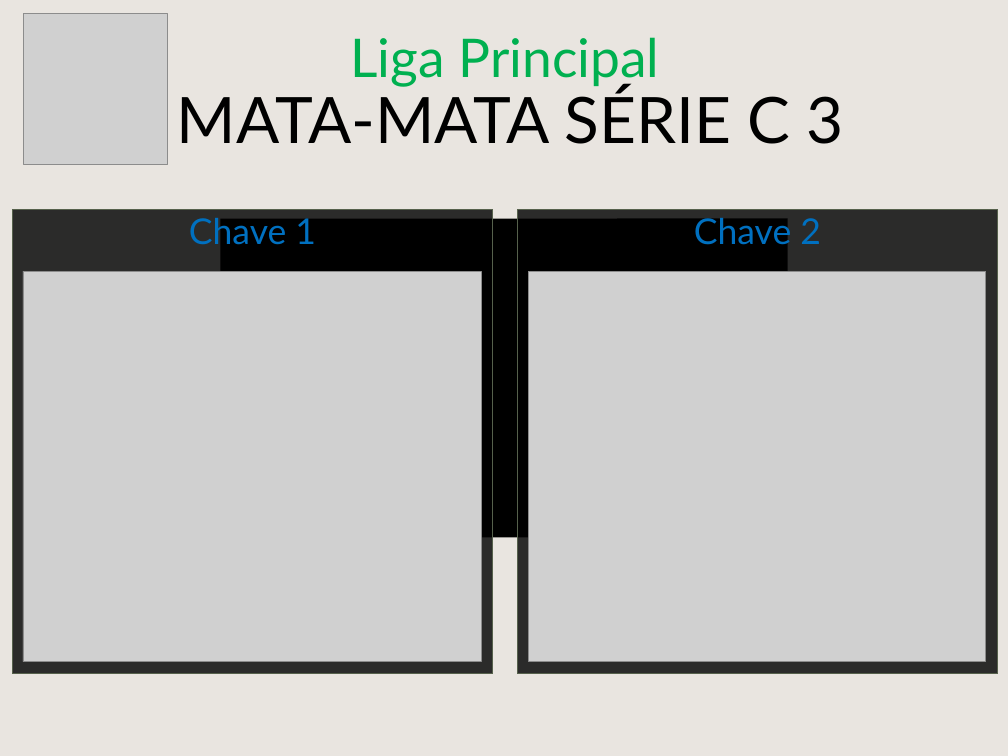
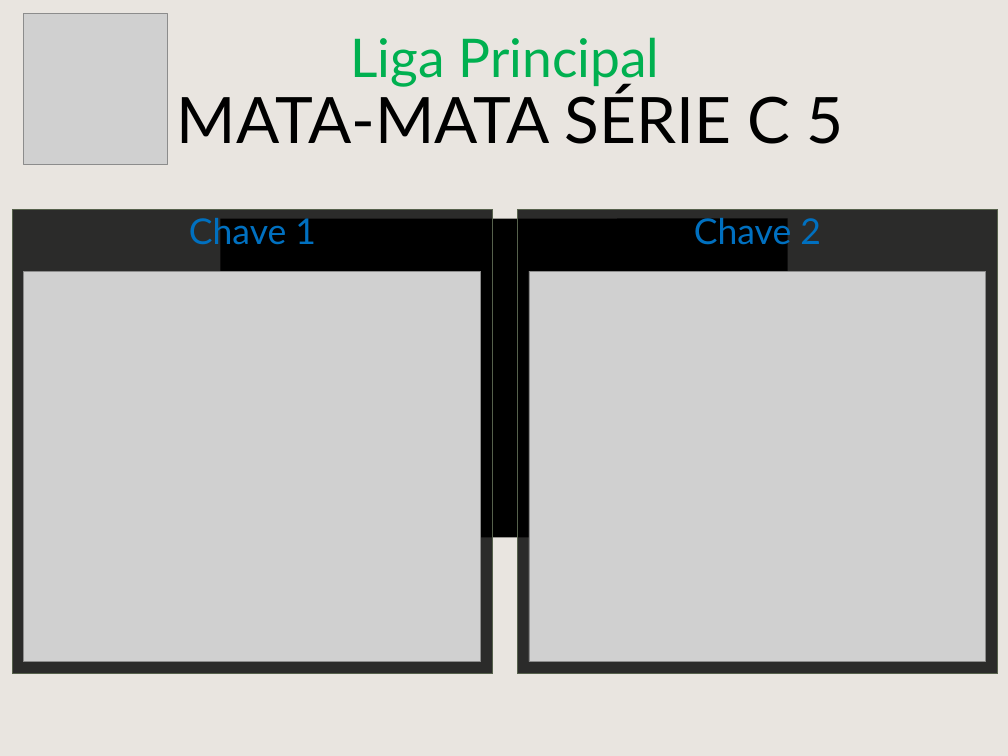
Before and after one commit to cknakayama/automacao_ligaroletarussa2021, a slide deck: slide 3 of MataMataPlanilha.pptx (slide 2 before the commit). Drawn at 1008x756 pixels with LibreOffice and Linux fonts; fonts in the diff are those of the drawing; grey boxes stand for pictures; background and template pictures are left out. Boxes give left, top, right and bottom in pixels: in the first picture for what was removed or moved away, otherwise in the second. Text is boxed around its words. In the diff, an @@ line names an element or a change of style, - is before the commit and + after.

```diff
--- a/MataMataPlanilha.pptx
+++ b/MataMataPlanilha.pptx
@@ text at [177,88,844,144]: text changed @@
-MATA-MATA SÉRIE C 3
+MATA-MATA SÉRIE C 5
```
Also in this commit, not shown: 1 other slide changed, 1 slide added, 3 other files.
